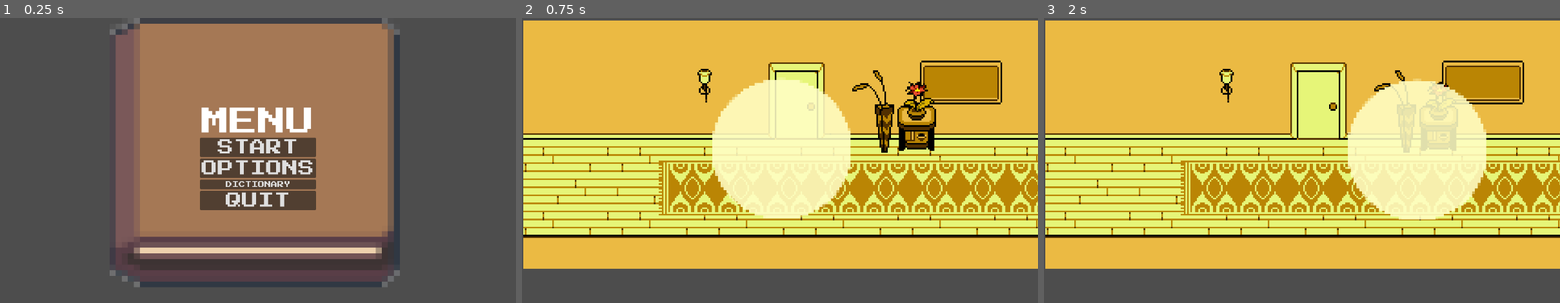
Above: before the commit, frames 1-3 (left to right).
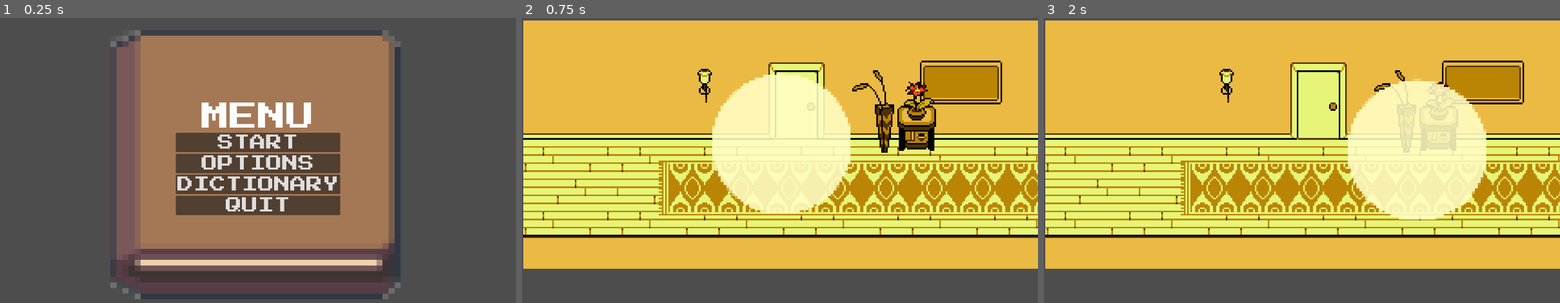
Above: after the commit, the same moments.

Repository: AlePatata/Puzlitas
Game: Godot game, scene res://scenes/main_menu.tscn
Same seed, same stepped clock (60 frames per second), same inputs: the game is played once before the commit and once after it.
Inputs (mouse positions are in pixels of both pictures, inside the frame that each line leads up to):
- Up to frame 1 (0.25 s): no input
- Up to frame 2 (0.75 s): click "START" at 0.5 s
- Up to frame 3 (2 s): tap Enter at 1.25 s; move the mouse to (1415, 149) at 1.27 s; click (1415, 149) at 1.42 s

The runs differ from the first frame. In frame 1, 18% of the frame differs, in the area x 21-78%, y 0-99%; in frame 2, 1.1%; in frame 3, nothing differs.

Commit message:
Tamaño texto

Diff:
--- a/Proyecto Godot/scenes/main_menu.tscn
+++ b/Proyecto Godot/scenes/main_menu.tscn
@@ -16,7 +16,7 @@
 size_flags_vertical = 4
 
 [node name="Sprite2D" type="Sprite2D" parent="PanelContainer"]
-position = Vector2(206, 131)
+position = Vector2(268, 173)
 scale = Vector2(14.999, 13.902)
 texture = ExtResource("3_hg8uk")
 hframes = 3
@@ -47,6 +47,7 @@
 
 [node name="Dictionary" type="Button" parent="PanelContainer/MarginContainer/VBoxContainer"]
 layout_mode = 2
+theme_override_font_sizes/font_size = 40
 text = "DICTIONARY"
 
 [node name="Quit" type="Button" parent="PanelContainer/MarginContainer/VBoxContainer"]
